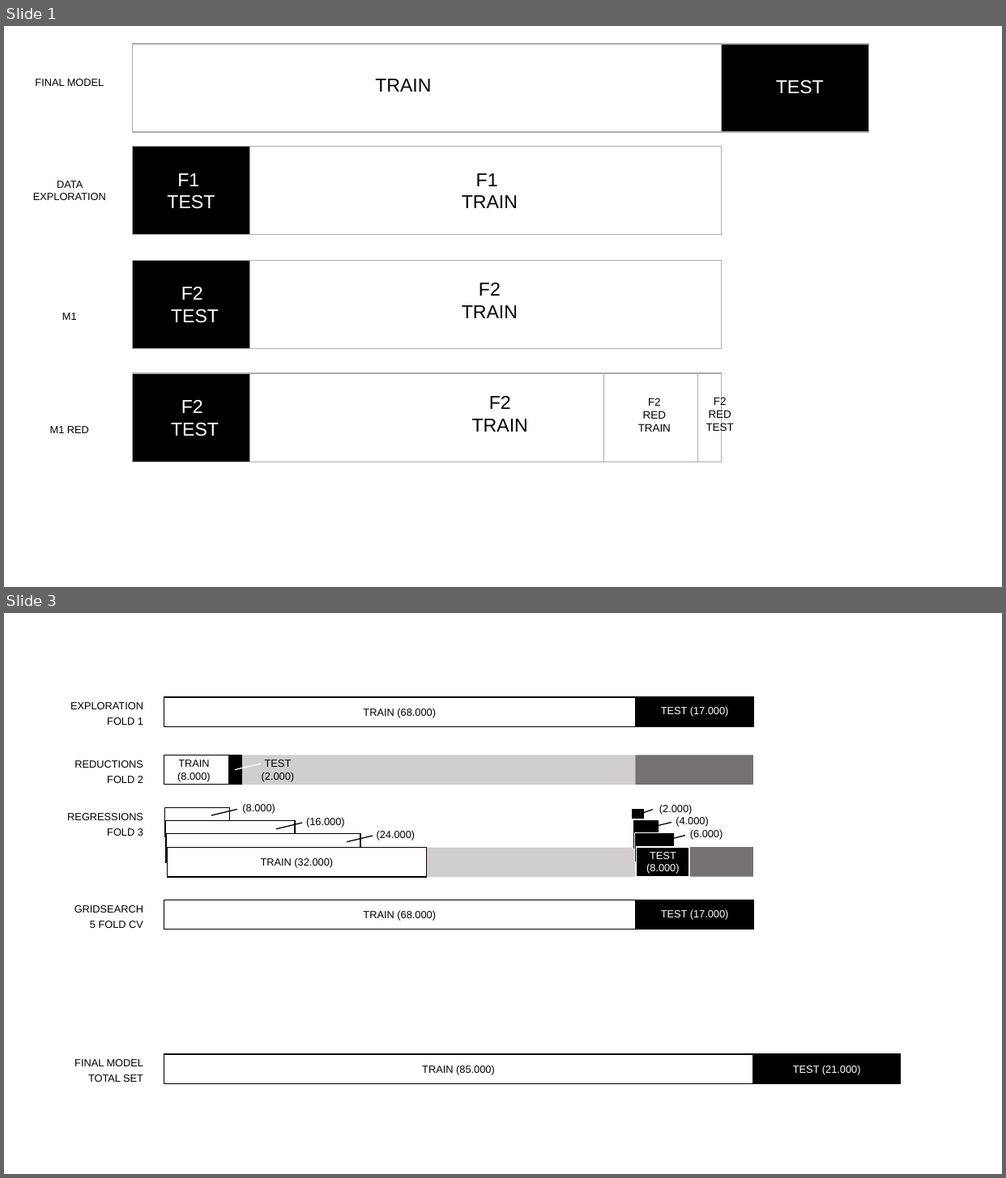
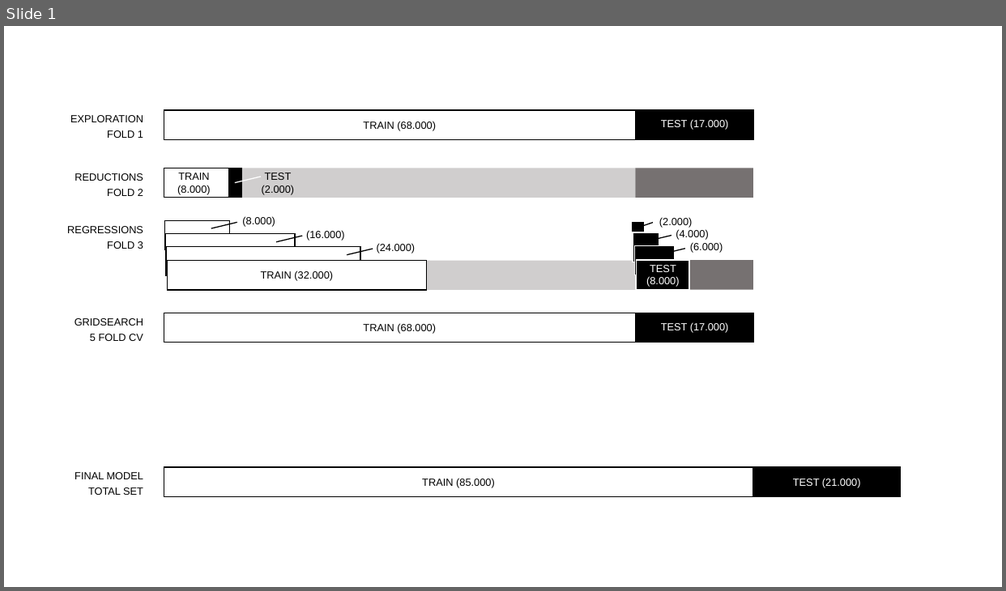
Before and after one commit to Julietvr/bds, a slide deck: regression/folds.pptx. Shown one above the other, each under a label of ours: slides 1 and 3 before the commit, slide 1 after it; the slides between them are not shown. The pictures are 1006x1178 and 1006x591 pixels, drawn with LibreOffice and Linux fonts; fonts in the diff are those of the drawing. Boxes give left, top, right and bottom in pixels: in the first picture for what was removed or moved away, otherwise in the second. Text is boxed around its words. In the diff, an @@ line names an element or a change of style, - is before the commit and + after.

```diff
--- a/regression/folds.pptx
+++ b/regression/folds.pptx
@@ slide 1 removed at (x1=4, y1=26, x2=1002, y2=587), background #FFFFFF @@
@@ rectangle removed at (x1=132, y1=44, x2=721, y2=132) @@
@@ rectangle removed at (x1=722, y1=44, x2=869, y2=132) @@
@@ text removed at (x1=35, y1=79, x2=104, y2=86) @@
-FINAL MODEL
@@ text removed at (x1=375, y1=79, x2=431, y2=92) @@
-TRAIN
@@ text removed at (x1=776, y1=80, x2=824, y2=94) @@
-TEST
@@ rectangle removed at (x1=132, y1=147, x2=249, y2=235) @@
@@ rectangle removed at (x1=250, y1=147, x2=722, y2=235) @@
@@ text removed at (x1=33, y1=181, x2=106, y2=200) @@
-DATA EXPLORATION
@@ text removed at (x1=167, y1=173, x2=215, y2=209) @@
-F1
-TEST
@@ text removed at (x1=462, y1=173, x2=518, y2=208) @@
-F1
-TRAIN
@@ rectangle removed at (x1=132, y1=260, x2=721, y2=348) @@
@@ rectangle removed at (x1=132, y1=260, x2=249, y2=348) @@
@@ text removed at (x1=171, y1=287, x2=219, y2=323) @@
-F2
-TEST
@@ text removed at (x1=462, y1=283, x2=518, y2=318) @@
-F2
-TRAIN
@@ text removed at (x1=62, y1=313, x2=77, y2=320) @@
-M1
@@ rectangle removed at (x1=132, y1=373, x2=721, y2=462) @@
@@ rectangle removed at (x1=132, y1=373, x2=249, y2=462) @@
@@ rectangle removed at (x1=603, y1=373, x2=698, y2=462) @@
@@ rectangle removed at (x1=698, y1=373, x2=721, y2=462) @@
@@ text removed at (x1=171, y1=400, x2=219, y2=437) @@
-F2
-TEST
@@ text removed at (x1=472, y1=396, x2=528, y2=432) @@
-F2
-TRAIN
@@ text removed at (x1=638, y1=398, x2=671, y2=432) @@
-F2
-RED
-TRAIN
@@ text removed at (x1=706, y1=396, x2=734, y2=433) @@
-F2
-RED
-TEST
@@ text removed at (x1=50, y1=426, x2=89, y2=433) @@
-M1 RED
@@ what was slide 3 is now slide 1 @@
```
Also in this commit, not shown: 1 other slide removed, 4 other files.
